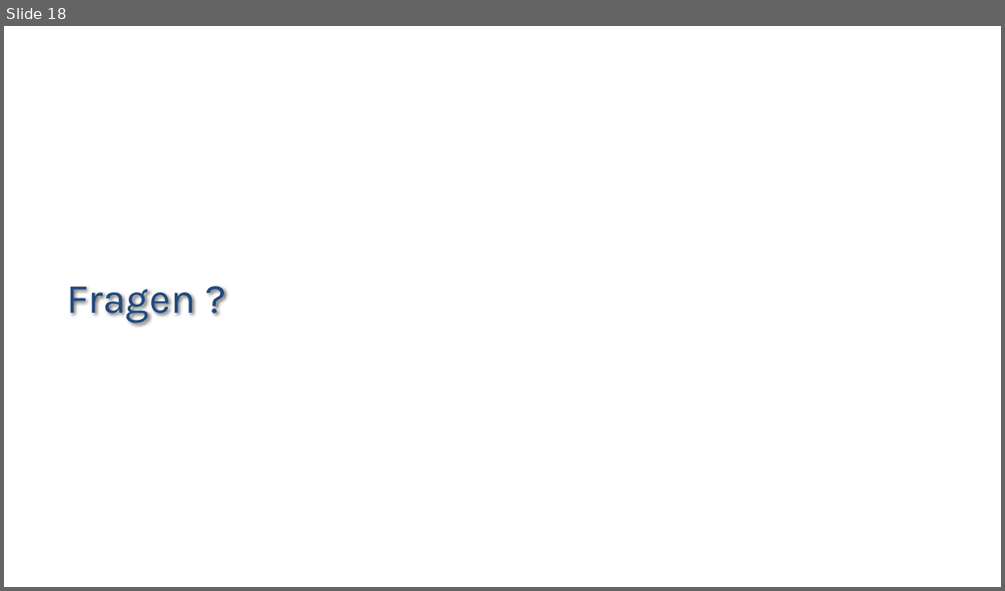
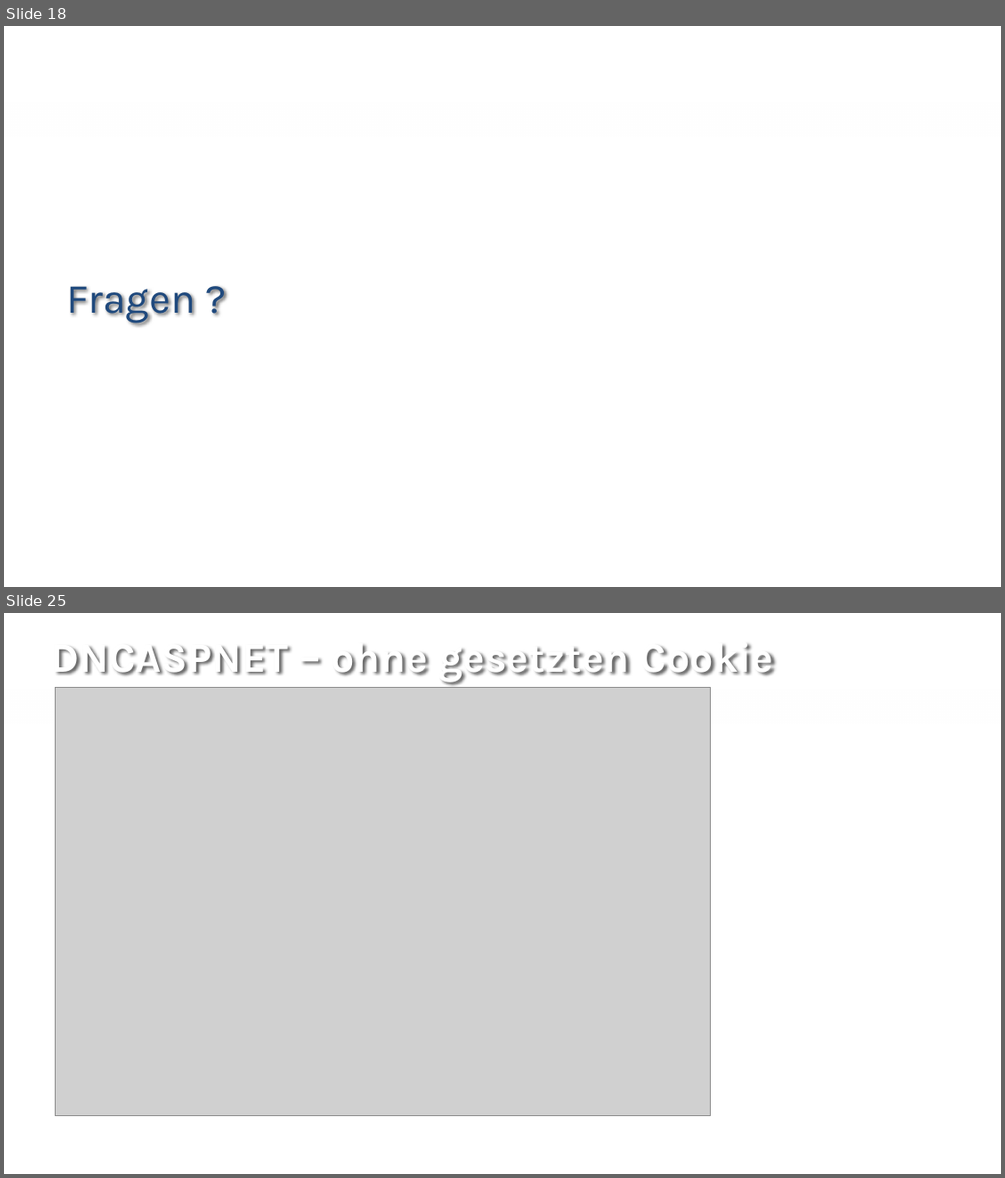
Before and after one commit to rlfkrl/NetCologne2017, a slide deck: slides/open id connect - share cookies.pptx. Shown one above the other, each under a label of ours: slide 18 before the commit, slides 18 and 25 after it; the slides between them are not shown. The pictures are 1005x591 and 1005x1178 pixels, drawn with LibreOffice and Linux fonts; fonts in the diff are those of the drawing; grey boxes stand for pictures; background and template pictures are left out. Boxes give left, top, right and bottom in pixels: in the first picture for what was removed or moved away, otherwise in the second. Text is boxed around its words. In the diff, an @@ line names an element or a change of style, - is before the commit and + after.

```diff
--- a/slides/open id connect - share cookies.pptx
+++ b/slides/open id connect - share cookies.pptx
@@ slide 25 added at (4,613,1001,1174), background #FFFFFF; not listed: 1 template element that a slide beside it also shows @@
@@ title added at (51,643,774,682), 40 pt, text #FFFFFF, bold @@
+DNCASPNET – ohne gesetzten Cookie
@@ picture added at (55,687,710,1116) @@
```
Also in this commit, not shown: 7 other slides added.
